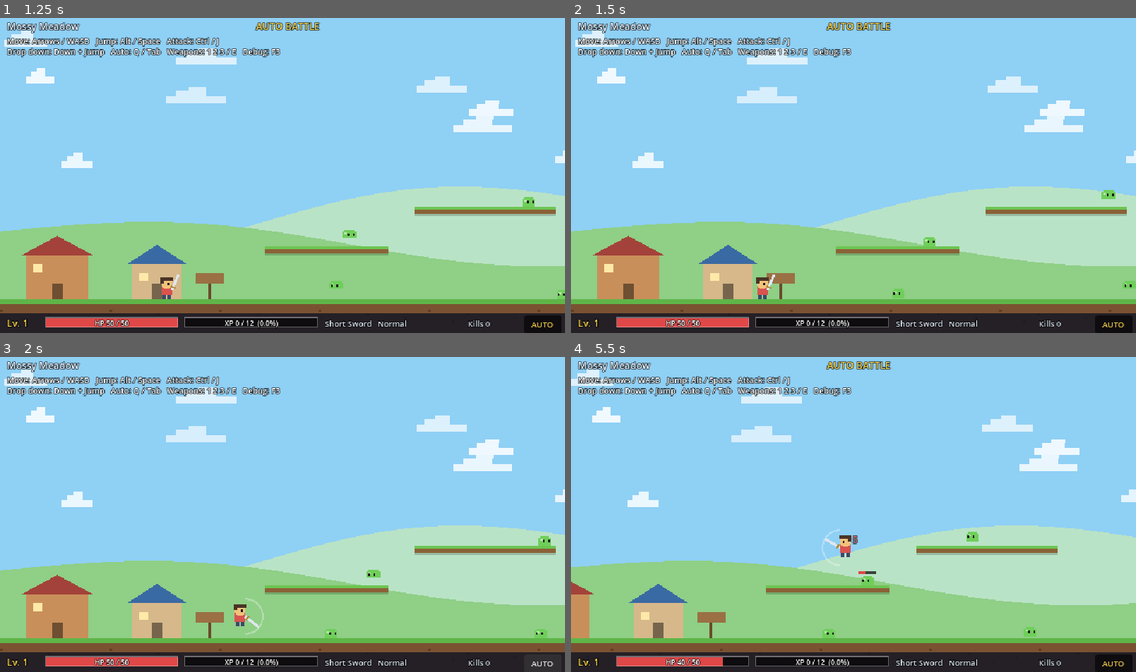
Above: before the commit, frames 1-4 (two rows, left to right).
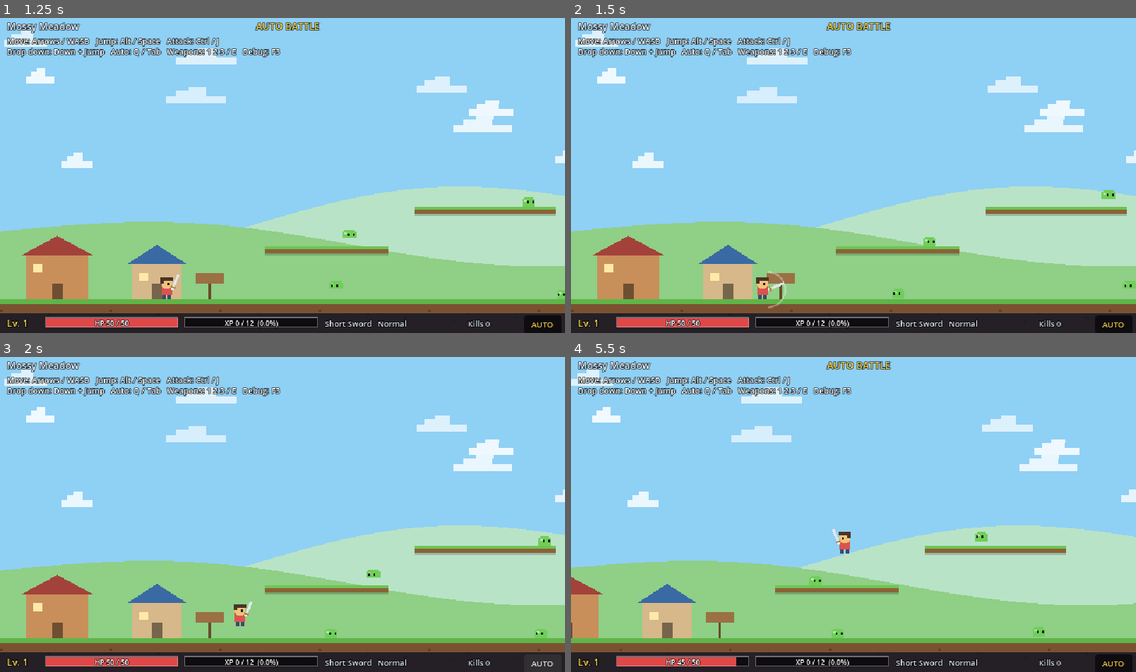
Above: after the commit, the same moments.

Repository: Daggenthal/Simmo
Game: Godot game, scene res://main.tscn
Two runs of this game, one before a commit and one after it. Both use one fixed random seed, a clock stepped at 60 frames per second and the inputs below.
Inputs:
- Up to frame 1 (1.25 s): click "AUTO" at 0.5 s
- Up to frame 2 (1.5 s): hold Right (move_right) from 1.28 s (still down); hold Ctrl (attack) from 1.28 s (still down)
- Up to frame 3 (2 s): keep holding Right (move_right); keep holding Ctrl (attack); tap Alt (jump) at 1.52, 1.82 s; tap Q (auto_battle) at 1.55 s
- Up to frame 4 (5.5 s): release Ctrl (attack) at 2.03 s; tap Q (auto_battle) at 2.1, 4.55, 5.1 s; tap Alt (jump) at 2.27, 2.57, 3.6, 3.77, 4.07, 4.52, 4.82, 5.27 s; tap J at 2.3, 2.85, 5.3 s; release Right (move_right) at 2.78 s; hold Left (move_left) 2.78-3.53 s; hold Alt (jump) 2.78-3.53 s; hold Right (move_right) 3.53-5.03 s; tap Ctrl (attack) at 3.8 s; hold Ctrl (attack) 4.28-5.03 s; hold Left (move_left) from 5.03 s (still down)

Frame 1 is identical in both runs. In frame 2, 0.1% of the frame differs, in the area x 34-39%, y 80-93%; in frame 3, 0.1%; in frame 4, 2.3%, in the area x 0-100%, y 53-99%.

Commit message:
Auto-battle: resume fast with a fresh target, attack while steering, jump gaps, skip unreachable mobs
Co-Authored-By: Claude Opus 5.5 <noreply@anthropic.com>

Diff:
--- a/data/balance.json
+++ b/data/balance.json
@@ -11,16 +11,18 @@
     "max_fall": 420,
     "coyote_time": 0.1,
     "jump_buffer": 0.12,
-    "damage_per_level": 3,
+    "damage_per_level": 5,
     "crit_chance": 0.12,
     "crit_mult": 2.0,
     "invuln_time": 0.8,
     "xp_base": 12,
     "xp_exponent": 1.5,
     "auto_retarget": 0.5,
-    "auto_pause_after_input": 1.5,
+    "auto_pause_after_input": 0.4,
     "starting_weapon": "short_sword",
-    "level_bonus_reference_cooldown": 0.5
+    "level_bonus_reference_cooldown": 0.8,
+    "attack_speed_scale": 1.0,
+    "auto_give_up_time": 5.0
   },
   "mobs": {
     "green_slime": {
@@ -71,10 +73,10 @@
     "dagger": {
       "name": "Dagger",
       "speed_label": "Fast",
-      "cooldown": 0.3,
-      "windup": 0.0,
-      "damage_min": 6,
-      "damage_max": 9,
+      "cooldown": 0.55,
+      "windup": 0.04,
+      "damage_min": 12,
+      "damage_max": 16,
       "range": 22,
       "height": 22,
       "knockback": 70,
@@ -85,10 +87,10 @@
     "short_sword": {
       "name": "Short Sword",
       "speed_label": "Normal",
-      "cooldown": 0.5,
-      "windup": 0.06,
-      "damage_min": 11,
-      "damage_max": 15,
+      "cooldown": 0.8,
+      "windup": 0.1,
+      "damage_min": 19,
+      "damage_max": 25,
       "range": 30,
       "height": 26,
       "knockback": 120,
@@ -99,10 +101,10 @@
     "iron_hammer": {
       "name": "Iron Hammer",
       "speed_label": "Slow",
-      "cooldown": 0.95,
-      "windup": 0.18,
-      "damage_min": 24,
-      "damage_max": 32,
+      "cooldown": 1.3,
+      "windup": 0.25,
+      "damage_min": 34,
+      "damage_max": 44,
       "range": 36,
       "height": 34,
       "knockback": 210,
--- a/scripts/player.gd
+++ b/scripts/player.gd
@@ -34,6 +34,9 @@
 var swings := 0
 var _auto_retarget := 0.0
 var _auto_target: Mob = null
+var _auto_was_manual := false
+var _chase_time := 0.0
+var _ignored: Dictionary = {} # mob -> seconds left; targets auto-battle gave up on
 var auto_battle := false
 var world: World
 var _spawn_point := Vector2.ZERO
@@ -86,11 +89,21 @@
 			set_collision_mask_value(LAYER_PLATFORMS, true)
 
 	var intent := _read_manual()
-	if intent.active:
-		# Manual input always wins; auto-battle resumes after a short pause.
-		_auto_pause = float(cfg.auto_pause_after_input)
-	elif auto_battle and _auto_pause <= 0.0:
-		intent = _auto_think(delta)
+	if auto_battle:
+		if intent.active:
+			# Manual movement wins, but auto keeps swinging at anything in front of you.
+			_auto_pause = float(cfg.auto_pause_after_input)
+			_auto_was_manual = true
+			if not intent.attack and _mob_in_front():
+				intent.attack = true
+		elif _auto_pause <= 0.0:
+			if _auto_was_manual:
+				# Pick a fresh target from wherever the player steered to.
+				_auto_was_manual = false
+				_auto_target = null
+			intent = _auto_think(delta)
+		elif _mob_in_front():
+			intent.attack = true
 	_apply(intent, delta)
 	move_and_slide()
 	queue_redraw()
@@ -142,6 +155,8 @@
 func set_auto_battle(on: bool) -> void:
 	auto_battle = on
 	_auto_target = null
+	_ignored.clear()
+	_chase_time = 0.0
 	_auto_pause = 0.0
 	Log.info("Auto-battle %s" % ("on" if on else "off"))
 	stats_changed.emit()
@@ -151,9 +166,22 @@
 func _auto_think(delta: float) -> Dictionary:
 	var i := {"dir": 0.0, "jump": false, "jump_release": false, "down": false, "attack": false}
 	_auto_retarget -= delta
+	for m in _ignored.keys():
+		_ignored[m] -= delta
+		if _ignored[m] <= 0.0:
+			_ignored.erase(m)
+	# Give up on a target we've chased too long without landing a swing (unreachable).
+	_chase_time += delta
+	if _auto_target and _chase_time > float(cfg.auto_give_up_time):
+		Log.dbg("auto-battle giving up on %s at %s" % [_auto_target.id, _auto_target.position])
+		_ignored[_auto_target] = 4.0
+		_auto_target = null
 	if _auto_target == null or not is_instance_valid(_auto_target) or not _auto_target.alive or _auto_retarget <= 0.0:
 		_auto_retarget = float(cfg.auto_retarget)
-		_auto_target = _pick_target()
+		var picked := _pick_target()
+		if picked != _auto_target:
+			_chase_time = 0.0
+		_auto_target = picked
 	var t: Mob = _auto_target
 	if t == null:
 		return i
@@ -169,7 +197,13 @@
 			i.dir = signf(dx)
 		else:
 			var under: bool = global_position.x >= plat.x + 4 and global_position.x <= plat.x + plat.w - 4
-			if under and is_on_floor():
+			var x := global_position.x
+			var edge_gap: float = plat.x - x if x < plat.x else (x - (plat.x + plat.w) if x > plat.x + plat.w else 0.0)
+			if not under and is_on_floor() and edge_gap <= 36.0:
+				# Platform is beside us: jump across the gap toward it.
+				i.jump = true
+				i.dir = signf(plat.x + plat.w / 2.0 - x)
+			elif under and is_on_floor():
 				i.jump = true
 				i.dir = signf(dx) * 0.4
 			elif not under:
@@ -186,6 +220,7 @@
 	else:
 		facing = 1 if dx >= 0.0 else -1
 		i.attack = true
+		_chase_time = 0.0
 	return i
 
 func _pick_target() -> Mob:
@@ -194,7 +229,7 @@
 	var max_up := pow(float(cfg.jump_velocity), 2) / (2.0 * float(cfg.gravity)) - 4.0
 	var my_y := global_position.y
 	for m in get_tree().get_nodes_in_group("mobs"):
-		if not m.alive:
+		if not m.alive or _ignored.has(m):
 			continue
 		var t_y: float = m.global_position.y if m.is_on_floor() else m.home.y
 		var dy := t_y - my_y
@@ -224,10 +259,11 @@
 ## Start a swing. Light weapons swing often, heavy ones slowly but harder.
 ## The hit lands after the weapon's wind-up; the next swing waits for the cooldown.
 func attack() -> void:
-	_attack_cd = float(weapon.cooldown)
-	_swing_len = maxf(float(weapon.windup) + 0.12, 0.15)
+	var scale := float(cfg.get("attack_speed_scale", 1.0))
+	_attack_cd = float(weapon.cooldown) * scale
+	_swing_len = maxf(float(weapon.windup) * scale + 0.16, 0.2)
 	_swing_time = _swing_len
-	_pending_hit = float(weapon.windup)
+	_pending_hit = float(weapon.windup) * scale
 	swings += 1
 	if _pending_hit <= 0.0:
 		_resolve_hit()
@@ -235,10 +271,7 @@
 ## Hit up to max_targets mobs in front, closest first. Returns how many were hit.
 func _resolve_hit() -> int:
 	_pending_hit = -1.0
-	var reach := float(weapon.range)
-	var tall := float(weapon.height)
-	var center := global_position + Vector2(facing * (W / 2.0 + reach / 2.0), -H / 2.0)
-	var box := Rect2(center - Vector2(reach / 2.0, tall / 2.0), Vector2(reach, tall))
+	var box := attack_box()
 	var targets := []
 	for mob in get_tree().get_nodes_in_group("mobs"):
 		if mob.is_alive() and box.intersects(mob.hurt_rect()):
@@ -251,6 +284,20 @@
 		hits += 1
 	return hits
 
+## The area a swing covers right now, in front of the player.
+func attack_box() -> Rect2:
+	var reach := float(weapon.range)
+	var tall := float(weapon.height)
+	var center := global_position + Vector2(facing * (W / 2.0 + reach / 2.0), -H / 2.0)
+	return Rect2(center - Vector2(reach / 2.0, tall / 2.0), Vector2(reach, tall))
+
+func _mob_in_front() -> bool:
+	var box := attack_box()
+	for mob in get_tree().get_nodes_in_group("mobs"):
+		if mob.alive and box.intersects(mob.hurt_rect()):
+			return true
+	return false
+
 func equip(weapon_id: String) -> void:
 	if not weapons.has(weapon_id):
 		Log.warn("Unknown weapon '%s', keeping %s" % [weapon_id, weapon.get("name", "nothing")])
@@ -277,7 +324,7 @@
 	var bonus := (level - 1) * float(cfg.damage_per_level) * float(w.cooldown) / float(cfg.level_bonus_reference_cooldown)
 	var avg := (float(w.damage_min) + float(w.damage_max)) / 2.0 + bonus
 	avg *= 1.0 + float(cfg.crit_chance) * (float(cfg.crit_mult) - 1.0)
-	return avg / float(w.cooldown)
+	return avg / (float(w.cooldown) * float(cfg.get("attack_speed_scale", 1.0)))
 
 func take_damage(amount: int, from_x: float) -> void:
 	if _invuln > 0.0 or hp <= 0:
@@ -335,7 +382,7 @@
 	if _swing_time > 0.0:
 		var t := 1.0 - _swing_time / _swing_len
 		# Heavy weapons pull back during the wind-up before the swing comes down.
-		var wind := float(weapon.windup) / _swing_len
+		var wind := float(weapon.windup) * float(cfg.get("attack_speed_scale", 1.0)) / _swing_len
 		var angle: float
 		if t < wind:
 			angle = lerpf(-1.2, -1.9, t / wind) * facing
--- a/tests/smoke_test.gd
+++ b/tests/smoke_test.gd
@@ -125,8 +125,33 @@
 				player.set_auto_battle(true)
 				Input.action_press("move_left")
 			if _phase_frame == 30:
-				_check(player.facing == -1 and player._auto_pause > 1.0, "manual input overrides auto-battle (facing %d, auto paused %.2fs)" % [player.facing, player._auto_pause])
+				_check(player.facing == -1 and player._auto_pause > 0.0, "manual input overrides auto-battle (facing %d, auto paused %.2fs)" % [player.facing, player._auto_pause])
 				Input.action_release("move_left")
+				_goto("resume")
+		"resume":
+			# After letting go, auto must pick a target from the new spot within half a second.
+			if _phase_frame == 30:
+				var t = player._auto_target
+				_check(t != null and t.alive and (absf(player.velocity.x) > 1.0 or player._swing_time > 0.0),
+					"auto-battle resumes within 0.5s of letting go (target %s, vx %.0f)" % [str(t.id) if t else "none", player.velocity.x])
+				# Steering by hand with a mob right in front: auto keeps swinging.
+				var m = null
+				for mm in world.mobs:
+					if mm.alive:
+						m = mm
+						break
+				m.max_hp = 99999
+				m.hp = 99999
+				m.set_physics_process(false)
+				player.facing = 1
+				m.global_position = player.global_position + Vector2(14, 0)
+				_swings_start = player.swings
+				Input.action_press("move_down")
+			if _phase_frame == 90:
+				Input.action_release("move_down")
+				_check(player.swings > _swings_start, "auto-battle keeps attacking while you steer (%d swings)" % (player.swings - _swings_start))
+				for mm in world.mobs:
+					mm.respawn()
 				player.set_auto_battle(false)
 				_goto("fight")
 		"fight":
@@ -212,7 +237,7 @@
 		Input.action_press("attack")
 	if _phase_frame == 181:
 		Input.action_release("attack")
-		var cd := float(player.weapon.cooldown)
+		var cd := float(player.weapon.cooldown) * float(player.cfg.get("attack_speed_scale", 1.0))
 		var got: int = player.swings - _swings_start
 		var expect := int(ceil(3.0 / cd))
 		_check(absi(got - expect) <= 1, "%s swings every %.2fs while held (%d swings in 3s, expected ~%d)" % [player.weapon.name, cd, got, expect])
